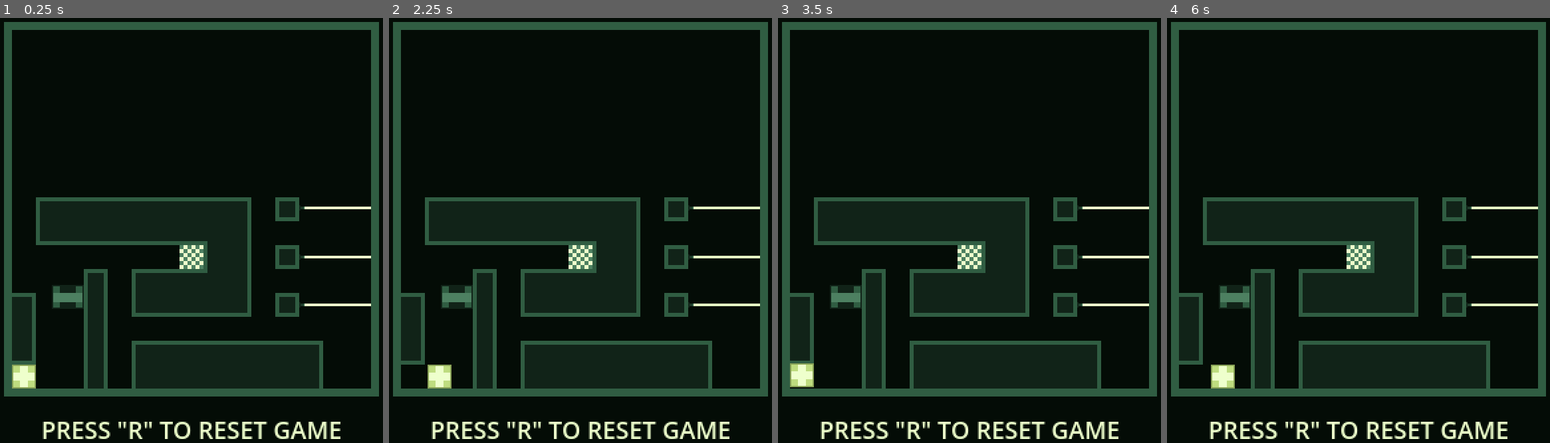
Above: before the commit, frames 1-4 (left to right).
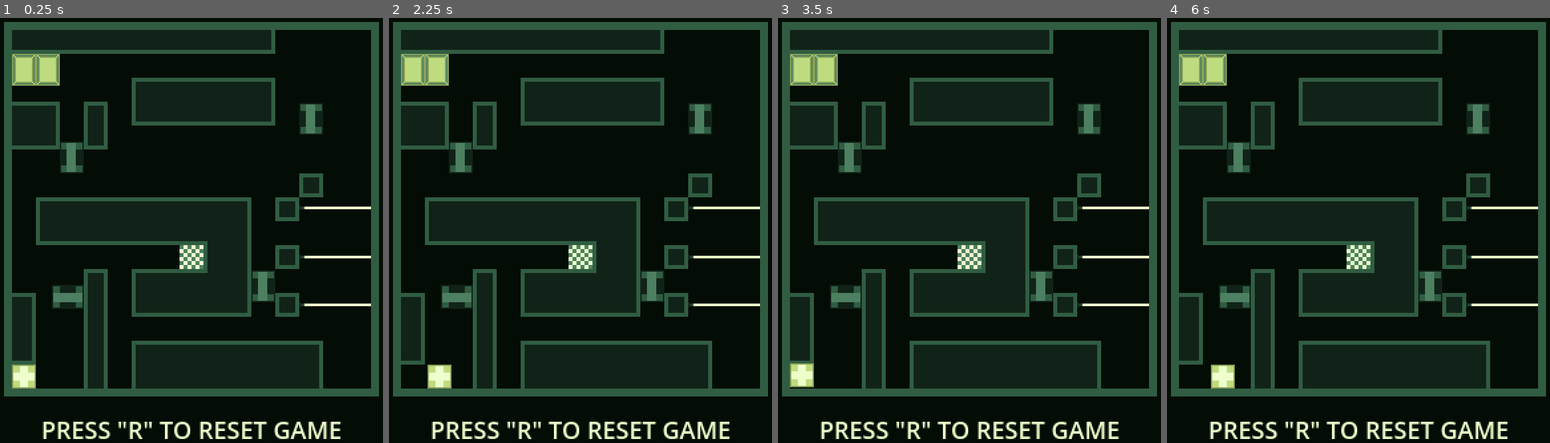
Above: after the commit, the same moments.

Repository: pangeon/Pixel-Mania
Game: Godot game, scene res://scenes/level_2.tscn
The game is run twice, just before and just after one commit, with the same random seed, the same clock (stepped at 60 frames per second) and the same inputs. This scene is started directly instead of the project's main scene.
Inputs:
- Up to frame 1 (0.25 s): no input
- Up to frame 2 (2.25 s): tap R (reset) at 0.5, 1.25, 2 s; hold Right (move_right) 0.53-1.28 s; hold Down (move_down) 1.28-2.03 s; hold Right (move_right) from 2.03 s (still down)
- Up to frame 3 (3.5 s): tap R (reset) at 2.75 s; release Right (move_right) at 2.78 s; hold Up (move_up) from 2.78 s (still down)
- Up to frame 4 (6 s): tap R (reset) at 3.5, 4.25 s; release Up (move_up) at 3.53 s; hold Left (move_left) 3.53-5.03 s; hold Down (move_down) 5.03-5.78 s; hold Right (move_right) from 5.78 s (still down)

The runs differ from the first frame. In frame 1, 4.2% of the frame differs, in the area x 3-85%, y 2-67%; in frame 2, 4.2%; in frame 3, 4.2%; in frame 4, 4.2%.

Commit message:
upgrade level 2

Diff:
--- a/scenes/level_2.tscn
+++ b/scenes/level_2.tscn
@@ -10,6 +10,7 @@
 [ext_resource type="PackedScene" uid="uid://kg54s01ginlu" path="res://scenes/chest.tscn" id="4_ll0t3"]
 [ext_resource type="PackedScene" uid="uid://c0osq77bxj2bw" path="res://scenes/laser_beam.tscn" id="5_88v21"]
 [ext_resource type="Texture2D" uid="uid://3ted24g1yntk" path="res://assets/tile_map_unit_18px.png" id="6_acekw"]
+[ext_resource type="PackedScene" uid="uid://jqcaoee85fv4" path="res://scenes/activation_plate.tscn" id="7_hffhj"]
 
 [sub_resource type="TileSetAtlasSource" id="TileSetAtlasSource_3imup"]
 texture = ExtResource("6_acekw")
@@ -120,9 +121,29 @@
 
 [node name="Objects" type="Node2D" parent="."]
 
+[node name="ActivationPlate" parent="Objects" instance=ExtResource("7_hffhj")]
+position = Vector2(60, 81)
+rotation = 1.5708
+
+[node name="ActivationPlate2" parent="Objects" instance=ExtResource("7_hffhj")]
+position = Vector2(78, 81)
+rotation = 1.5708
+
 [node name="Chest" parent="Objects" instance=ExtResource("4_ll0t3")]
 z_index = 1
 position = Vector2(81, 243)
+
+[node name="Chest2" parent="Objects" instance=ExtResource("4_ll0t3")]
+position = Vector2(249, 232)
+rotation = 1.5708
+
+[node name="Chest3" parent="Objects" instance=ExtResource("4_ll0t3")]
+position = Vector2(105, 135)
+rotation = 1.5708
+
+[node name="Chest4" parent="Objects" instance=ExtResource("4_ll0t3")]
+position = Vector2(285, 106)
+rotation = 1.5708
 
 [node name="LaserBeam" parent="Objects" instance=ExtResource("5_88v21")]
 position = Vector2(294, 185)
@@ -146,7 +167,7 @@
 position = Vector2(51, 51)
 tile_set = SubResource("TileSet_f8rmx")
 format = 2
-layer_0/tile_data = PackedInt32Array(589831, 524288, 1, 5242 …(1017 unchanged characters)…  0, 786432, 458752, 1, 851968, 131072, 1)
+layer_0/tile_data = PackedInt32Array(589831, 524288, 1, 5242 …(1017 unchanged characters)…  0, 786432, 458752, 1, 851968, 131072, 1, 196608, 393216, 0, 262144, 458752, 0, 262145, 131072, 1, 196609, 131072, 0, 262147, 262144, 0, 196611, 196608, 0, 0, 458752, 0, 1, 458752, 0, 2, 458752, 0, 3, 458752, 0, 4, 458752, 0, 5, 458752, 0, 6, 458752, 0, 7, 458752, 0, 8, 458752, 0, 9, 458752, 0, 10, 131072, 1, 196613, 65536, 1, 196614, 458752, 0, 196615, 458752, 0, 131080, 393216, 0, 196616, 458752, 0, 131081, 393216, 0, 196617, 458752, 0, 131082, 131072, 0, 196618, 131072, 1, 131077, 65536, 0, 131078, 393216, 0, 131079, 393216, 0, 393228, 0, 1)
 
 [node name="GameBorders" parent="Map" instance=ExtResource("3_58koe")]
 
Not shown: 1 places in scenes/level_2.tscn that only renumber resources
